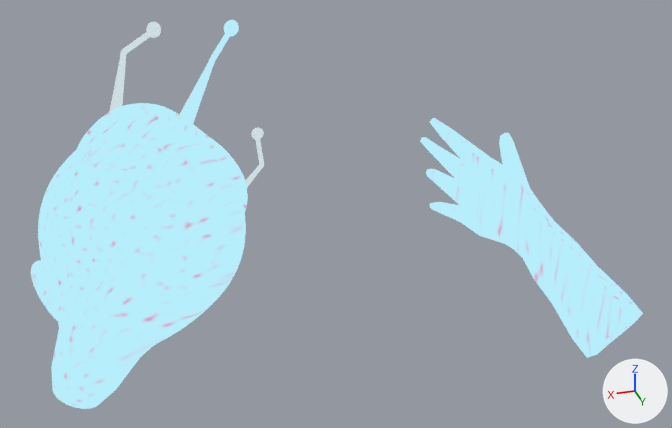
The Blender file Assets/Alistair/Models/NeuronFP.blend, before and after one commit.
Both versions are drawn from a 50 mm camera at (0.635, 0.922, 2.704) aimed at (0.039, -0.989, 1.735). The lights are fixed; the arrows at lower right show +X, +Y and +Z.

In view in the first picture: 'Finger1', 'Right Hand', 'Thumb', 'left hand'.
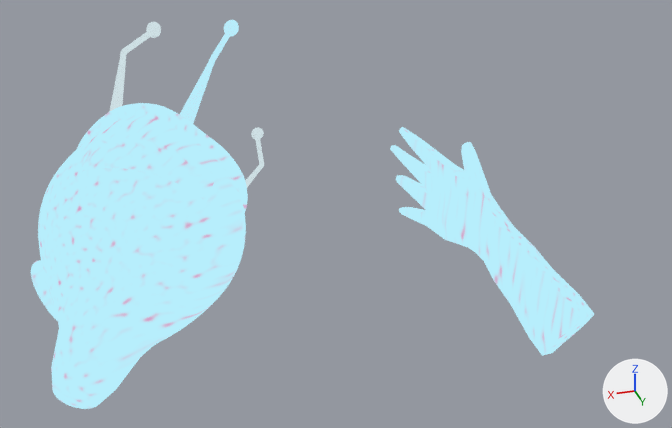
Boxes [x1, y1, x2, y2] around the edits, measured in the pictures (672 x 428 px):
'Right Hand', moved, turned, rescaled: before [420, 118, 643, 358]; after [390, 127, 594, 356]

The change, as a list of edits to the scene's bpy script:
```text
Change ob_right_hand:
    ob_right_hand.location: (-0.29, -0.318, 1.743) -> (-0.19, -0.317, 1.766)
    ob_right_hand.rotation_euler: (0.285, -0.269, -0.0111) -> (0.285, -0.269, -0.0207)  # degrees (16, -15, -0.6) -> degrees (16, -15, -1.2)
    ob_right_hand.scale: (0.711, 0.711, 0.711) -> (0.659, 0.659, 0.659)
```
